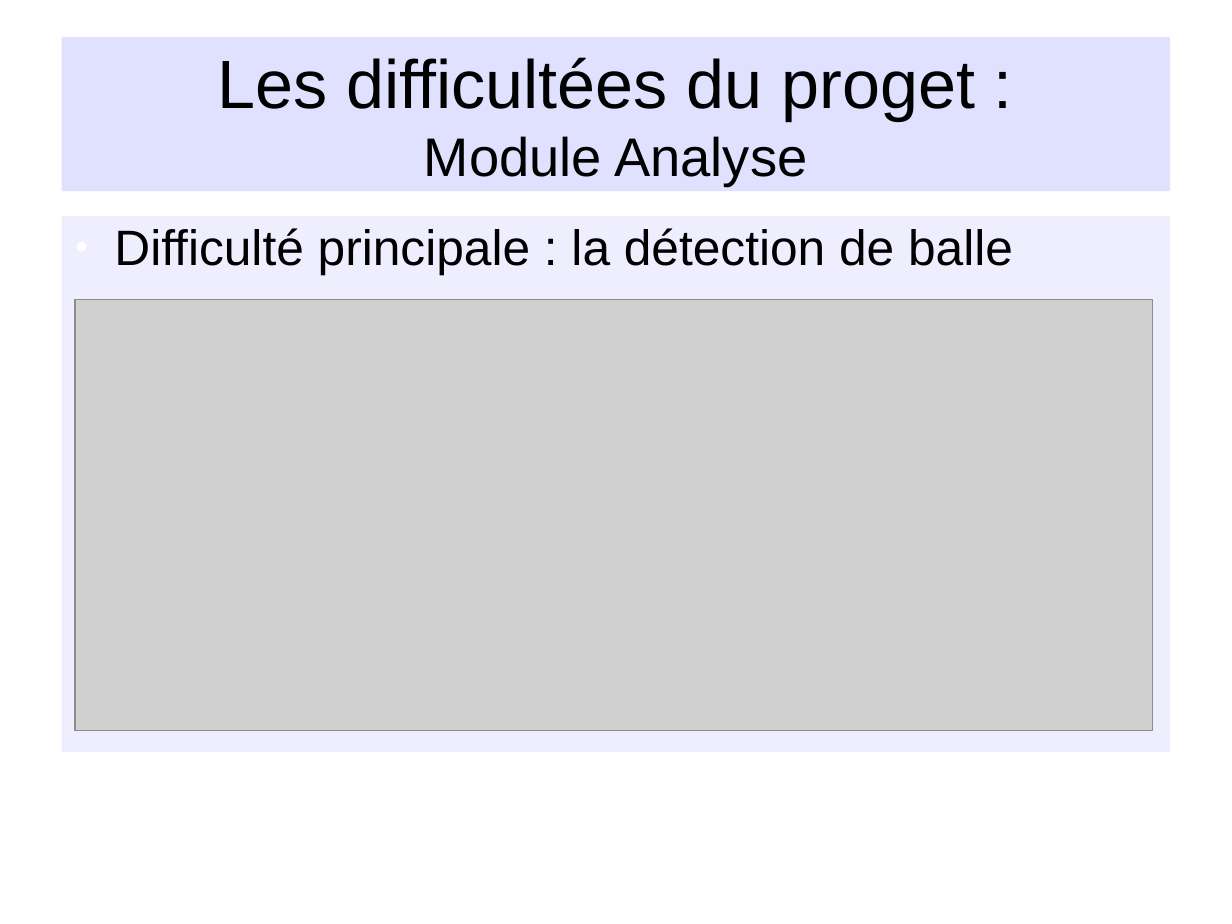
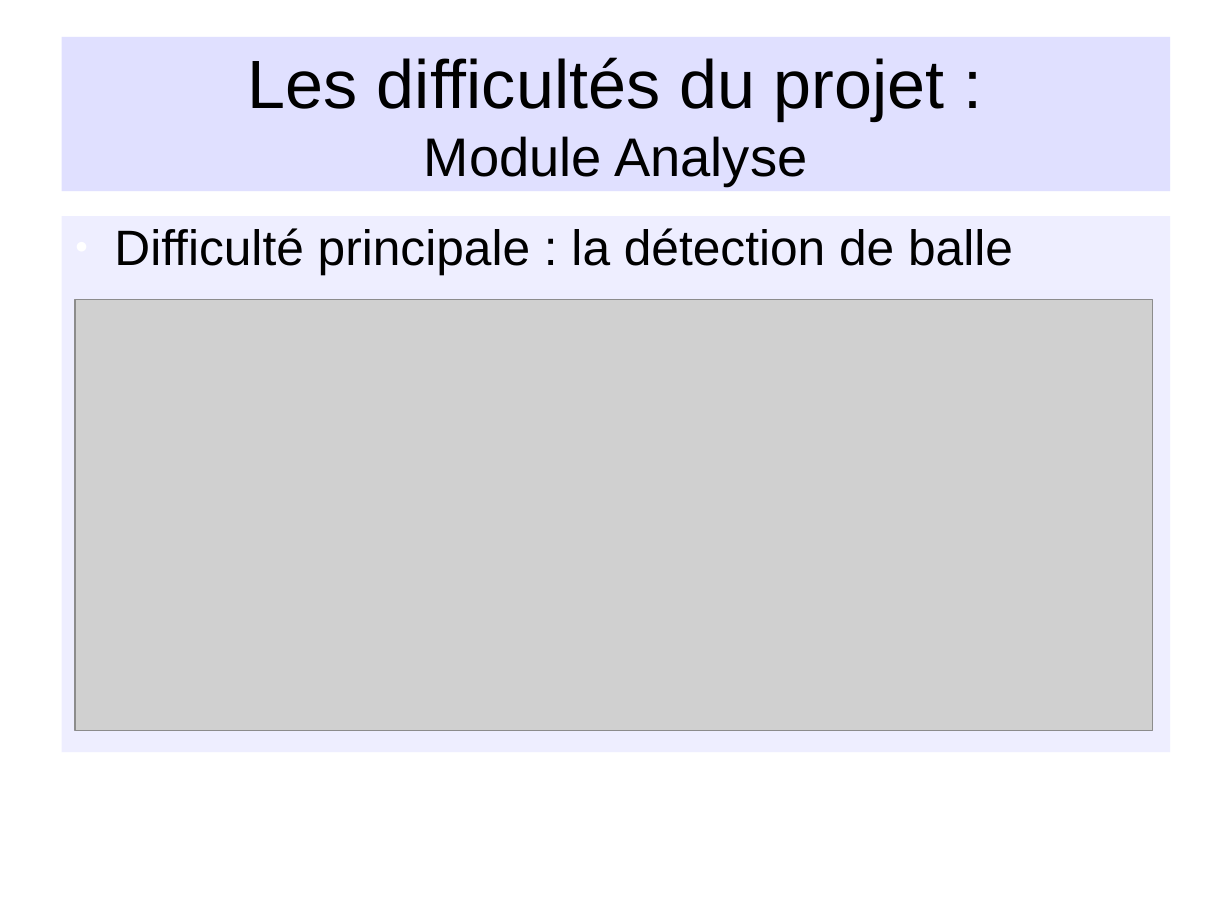
Before and after one commit to NesKaphe/nao-p7, a slide deck: slide 9 of documents/diaporama/diapo_nao.odp. Drawn at 1232x924 pixels with LibreOffice and Linux fonts; fonts in the diff are those of the drawing; grey boxes stand for pictures; background and template pictures are left out. Boxes give left, top, right and bottom in pixels: in the first picture for what was removed or moved away, otherwise in the second. Text is boxed around its words. In the diff, an @@ line names an element or a change of style, - is before the commit and + after.

```diff
--- a/documents/diaporama/diapo_nao.odp
+++ b/documents/diaporama/diapo_nao.odp
@@ title at bbox=[248, 57, 945, 186]: text changed @@
-Les difficultées du proget :
-Module Analyse
+Les difficultés du projet :
+Module Analyse
```
Also in this commit, not shown: 11 other slides changed.
